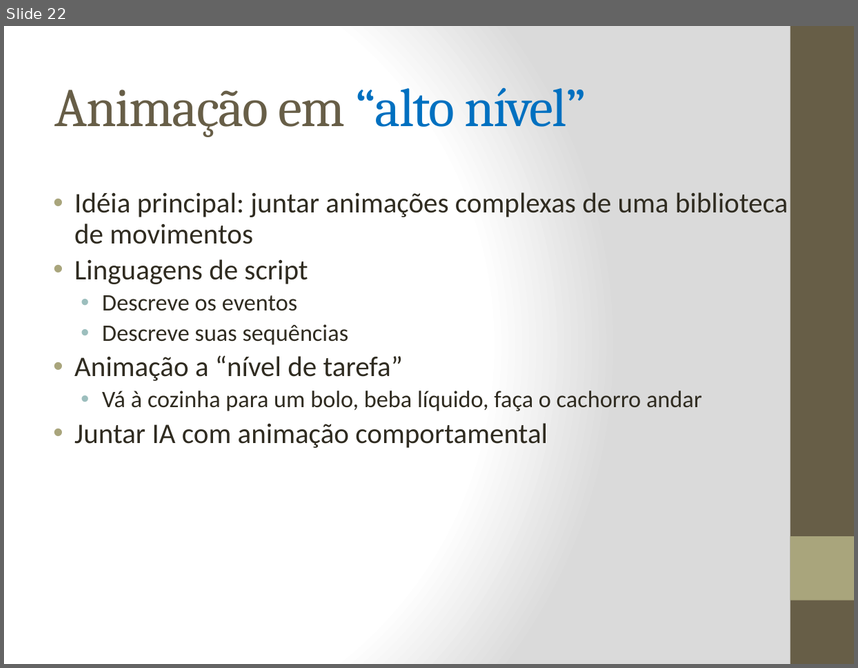
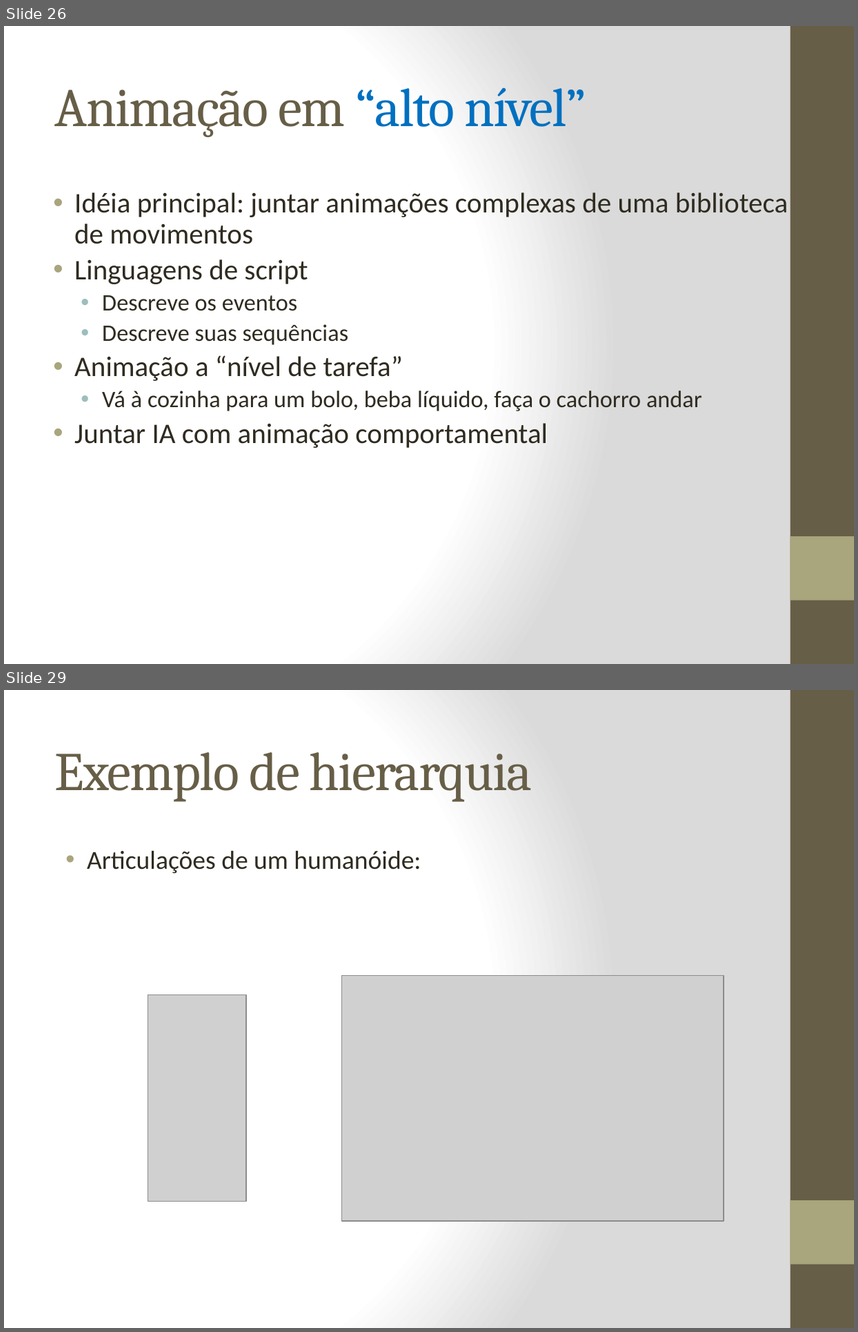
Before and after one commit to fegemo/cefet-cg, a slide deck: attachments/AnimacaoFlavioCoutinho.pptx. Shown one above the other, each under a label of ours: slide 22 before the commit, slides 26 and 29 after it; the slides between them are not shown. The pictures are 858x668 and 858x1332 pixels, drawn with LibreOffice and Linux fonts; fonts in the diff are those of the drawing; grey boxes stand for pictures. Boxes give left, top, right and bottom in pixels: in the first picture for what was removed or moved away, otherwise in the second. Text is boxed around its words. In the diff, an @@ line names an element or a change of style, - is before the commit and + after.

```diff
--- a/attachments/AnimacaoFlavioCoutinho.pptx
+++ b/attachments/AnimacaoFlavioCoutinho.pptx
@@ slide 29 added at <box>4,690,854,1328</box>, background gradient #FFFFFF to #DADADA; not listed: 2 template elements that a slide beside it also shows @@
@@ title added at <box>55,752,533,802</box>, 46 pt, text #675E47 @@
+Exemplo de hierarquia
@@ text added at <box>87,851,421,874</box>, 22 pt, text #2F2B20 @@
+• Articulações de um humanóide:
@@ picture added at <box>342,976,724,1221</box> @@
@@ picture added at <box>148,995,246,1202</box> @@
@@ what was slide 22 is now slide 26 @@
```
Also in this commit, not shown: 4 slides changed, 8 other slides added, 10 other files.
